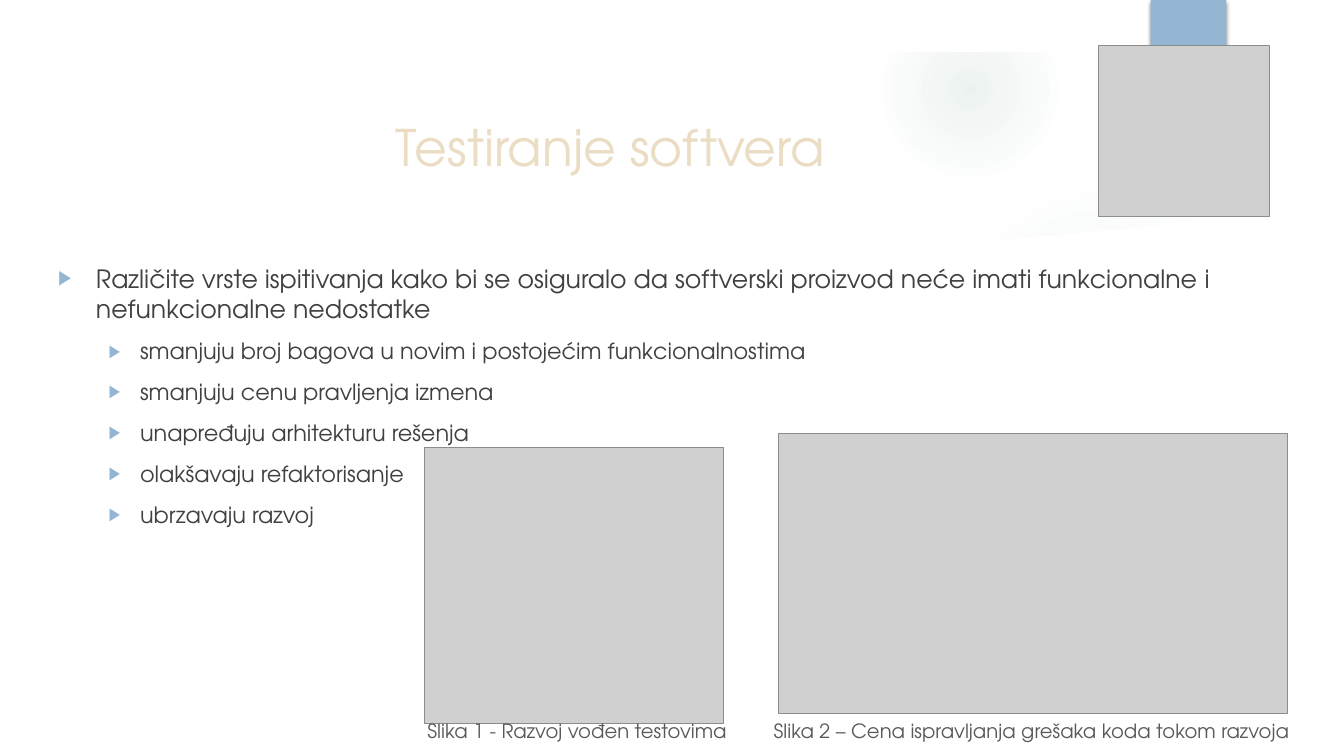
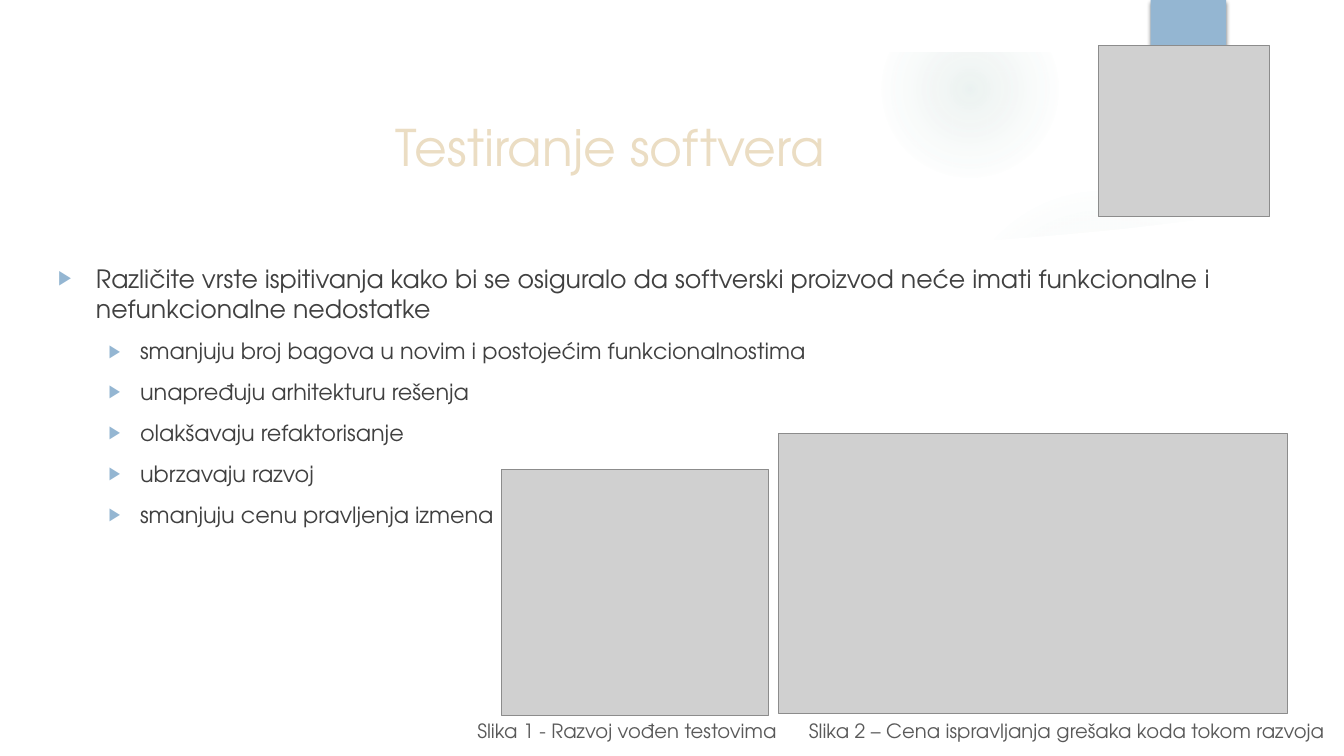
Before and after one commit to vhristov97/Prezentacija, a slide deck: slide 2 of UnitTestingFrameworks_VH_JN.pptx. Drawn at 1344x756 pixels with LibreOffice and Linux fonts; fonts in the diff are those of the drawing; grey boxes stand for pictures; background and template pictures are left out. Boxes give left, top, right and bottom in pixels: in the first picture for what was removed or moved away, otherwise in the second. Text is boxed around its words. In the diff, an @@ line names an element or a change of style, - is before the commit and + after.

```diff
--- a/UnitTestingFrameworks_VH_JN.pptx
+++ b/UnitTestingFrameworks_VH_JN.pptx
@@ text at (140,383,493,405): paragraph removed @@
-  ▶ smanjuju cenu pravljenja izmena
@@ picture: place and size @@
-picture at (424,448,724,724)
+picture at (501,469,769,715)
@@ text at (140,506,493,528): paragraph added @@
+  ▶ smanjuju cenu pravljenja izmena
@@ text "Slika 1 - Razvoj vođen ..." rewrapped from (427,718,727,742) to (477,723,777,742) @@
@@ text "Slika 2 – Cena ispravljanja ...": place and size @@
-text "Slika 2 – Cena ispravljanja ..." at (774,723,1289,742)
+text "Slika 2 – Cena ispravljanja ..." at (809,723,1324,742)
```
Also in this commit, not shown: 12 other slides changed.
